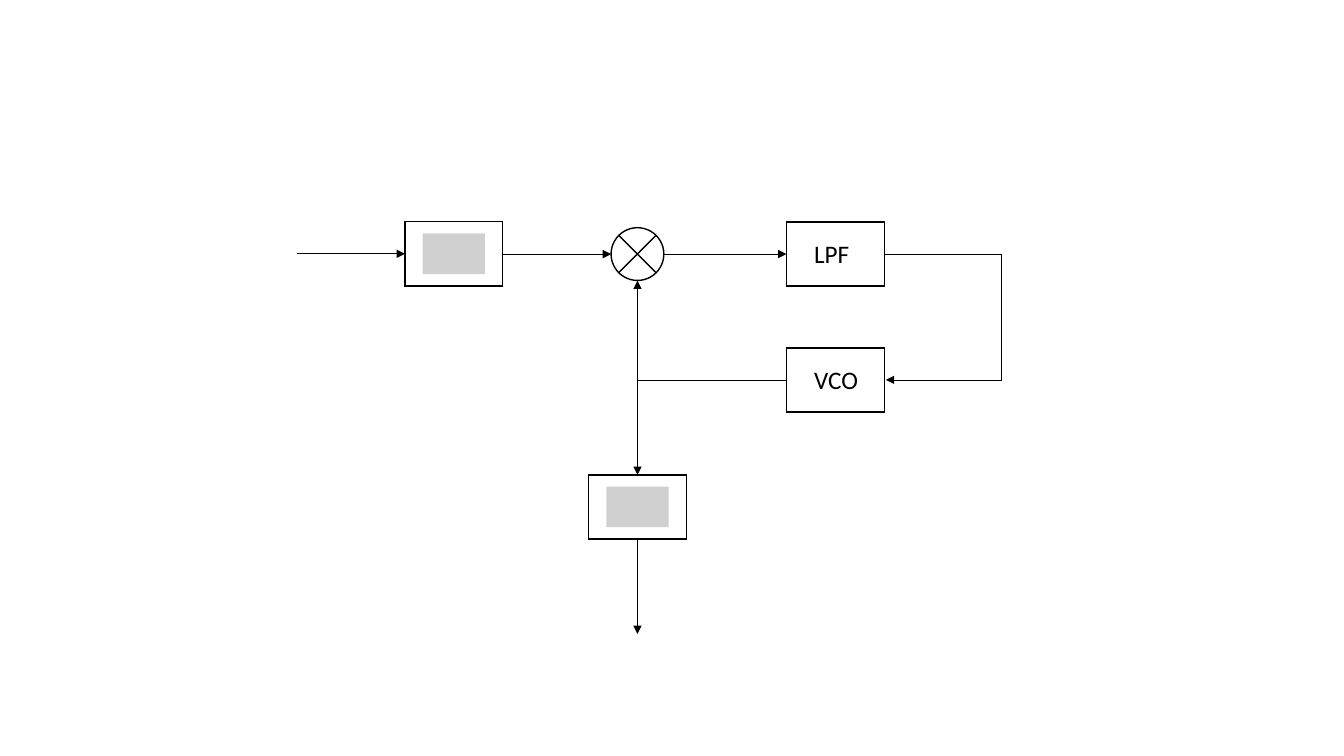
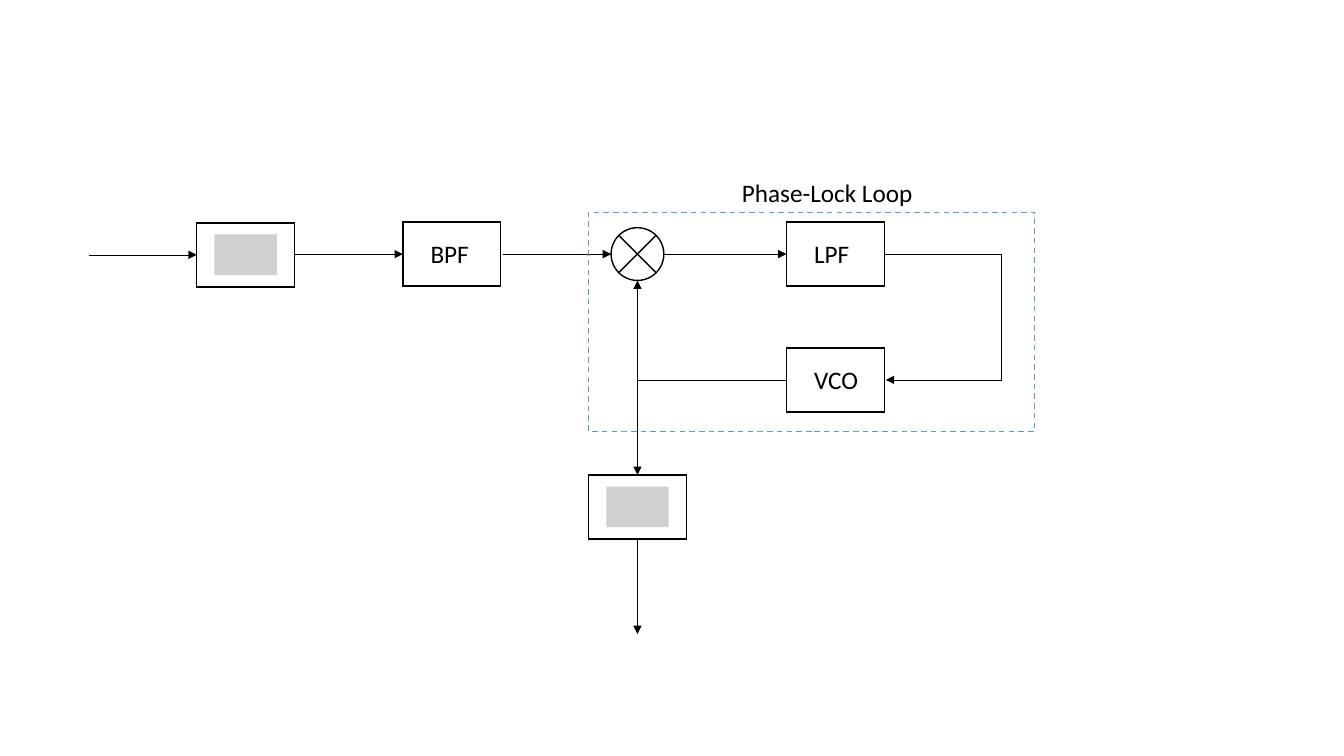
Before and after one commit to RadioInnovators/SD, a slide deck: slide 3 of Documents/Design Document/Design Document Figures.pptm. Drawn at 1344x756 pixels with LibreOffice and Linux fonts; fonts in the diff are those of the drawing; grey boxes stand for pictures. Boxes give left, top, right and bottom in pixels: in the first picture for what was removed or moved away, otherwise in the second. Text is boxed around its words. In the diff, an @@ line names an element or a change of style, - is before the commit and + after.

```diff
--- a/Documents/Design Document/Design Document Figures.pptm
+++ b/Documents/Design Document/Design Document Figures.pptm
@@ text added at (742,184,912,206), 18 pt, text #000000 @@
+Phase-Lock Loop
@@ rectangle: place and size @@
-rectangle at (405,222,503,286)
+rectangle at (197,223,294,287)
@@ picture: place and size @@
-picture at (422,234,485,274)
+picture at (215,235,277,275)
@@ rectangle added at (403,222,501,286), outline #000000 1 pt @@
@@ rectangle added at (589,213,1035,432), outline #5B9BD5 1 pt dashed @@
@@ arrow moved from (296, 254) - (405, 254) to (89, 255) - (197, 255) @@
@@ arrow added from (294, 254) to (403, 254), #000000 0.5 pt @@
@@ text added at (431,246,469,263), 18 pt, text #000000 @@
+BPF
```
Also in this commit, not shown: 3 other slides changed, 2 other files.
